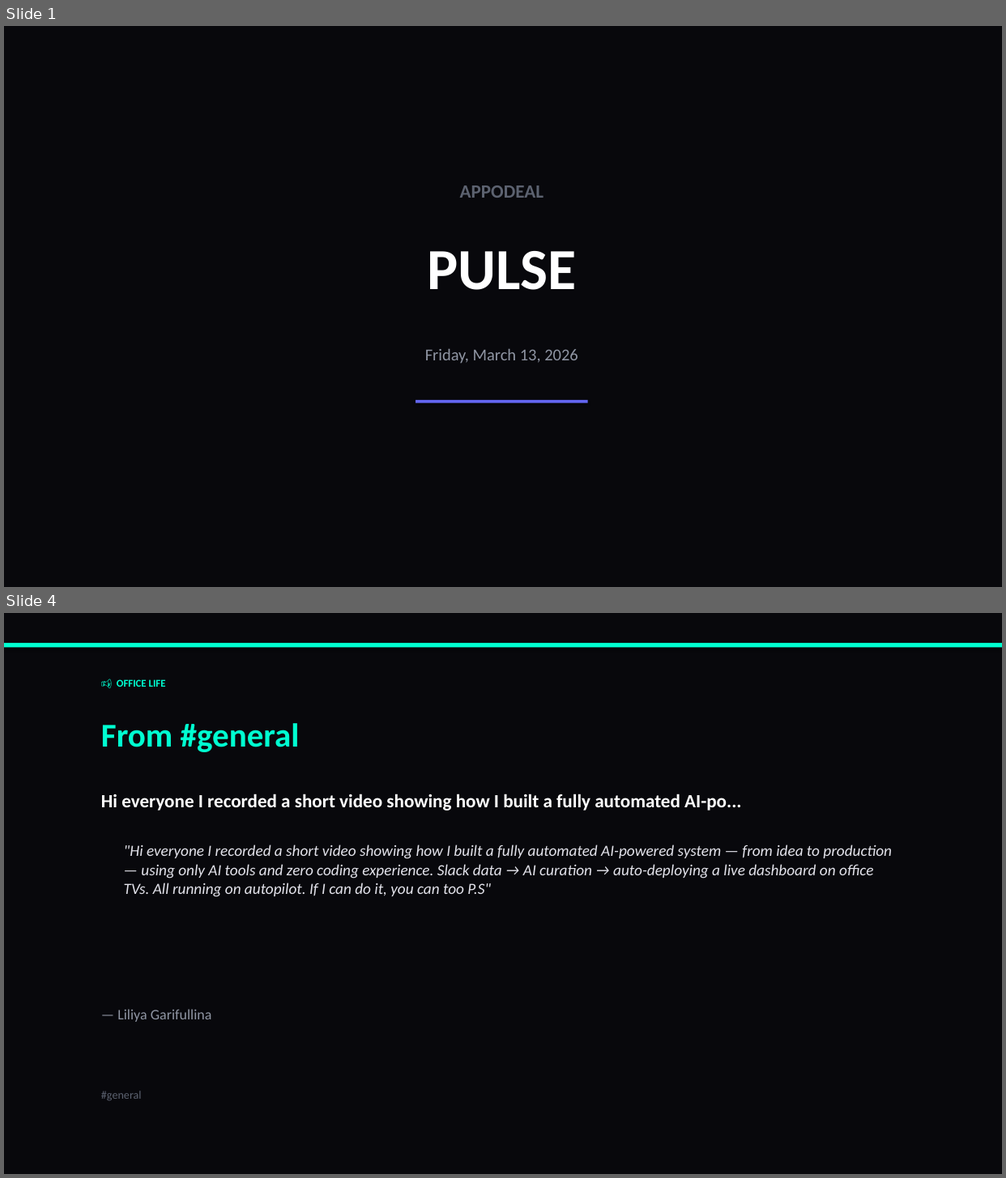
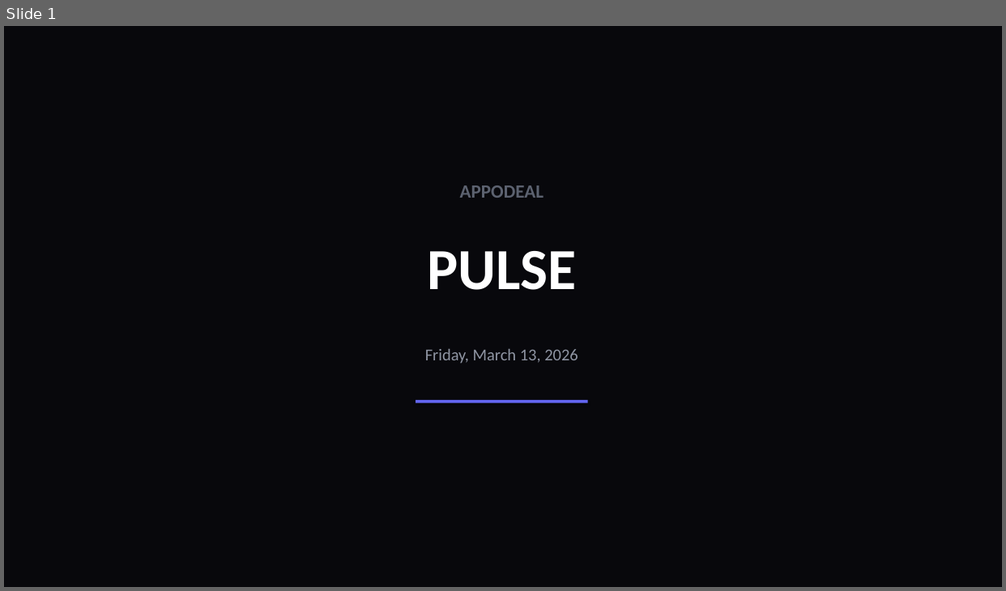
Before and after one commit to liliyagarifullina-maker/appodeal-pulse, a slide deck: data/archive/pulse_2026-03-13.pptx. Shown one above the other, each under a label of ours: slides 1 and 4 before the commit, slide 1 after it; the slides between them are not shown. The pictures are 1006x1178 and 1006x591 pixels, drawn with LibreOffice and Linux fonts; fonts in the diff are those of the drawing. Boxes give left, top, right and bottom in pixels: in the first picture for what was removed or moved away, otherwise in the second. Text is boxed around its words. In the diff, an @@ line names an element or a change of style, - is before the commit and + after.

```diff
--- a/data/archive/pulse_2026-03-13.pptx
+++ b/data/archive/pulse_2026-03-13.pptx
@@ slide 4 removed at (x1=4, y1=613, x2=1002, y2=1174), background #08080C @@
@@ rectangle removed at (x1=4, y1=643, x2=1002, y2=648) @@
@@ text removed at (x1=117, y1=679, x2=166, y2=687) @@
-📢 OFFICE LIFE
@@ text removed at (x1=101, y1=723, x2=300, y2=752) @@
-From #general
@@ text removed at (x1=101, y1=794, x2=741, y2=811) @@
-Hi everyone I recorded a short video showing how I built a fully automated AI-po...
@@ text removed at (x1=124, y1=845, x2=892, y2=897) @@
-"Hi everyone I recorded a short video showing how I built a fully automated AI-powered system — from idea to production — using only AI tools and zero coding experience. Slack data → AI curation → auto-deploying a live dashboard on office TVs. All running on autopilot. If I can do it, you can too P.S"
@@ text removed at (x1=117, y1=1009, x2=212, y2=1022) @@
-— Liliya Garifullina
@@ text removed at (x1=101, y1=1091, x2=142, y2=1101) @@
-#general
```
Also in this commit, not shown: 2 slides changed, 21 slides added, 3 other slides removed.
